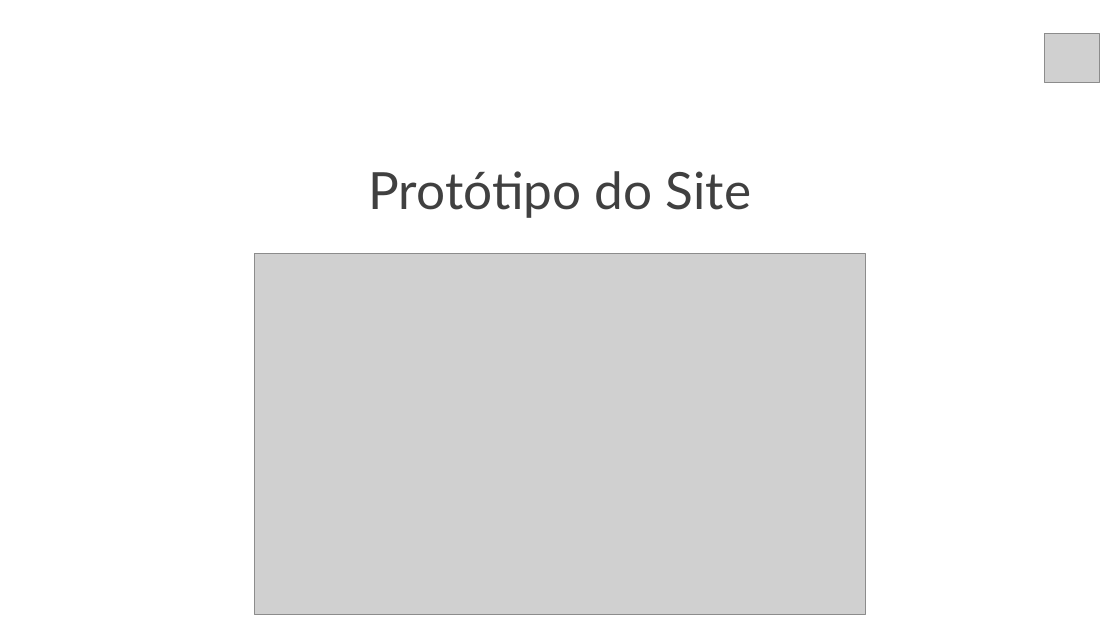
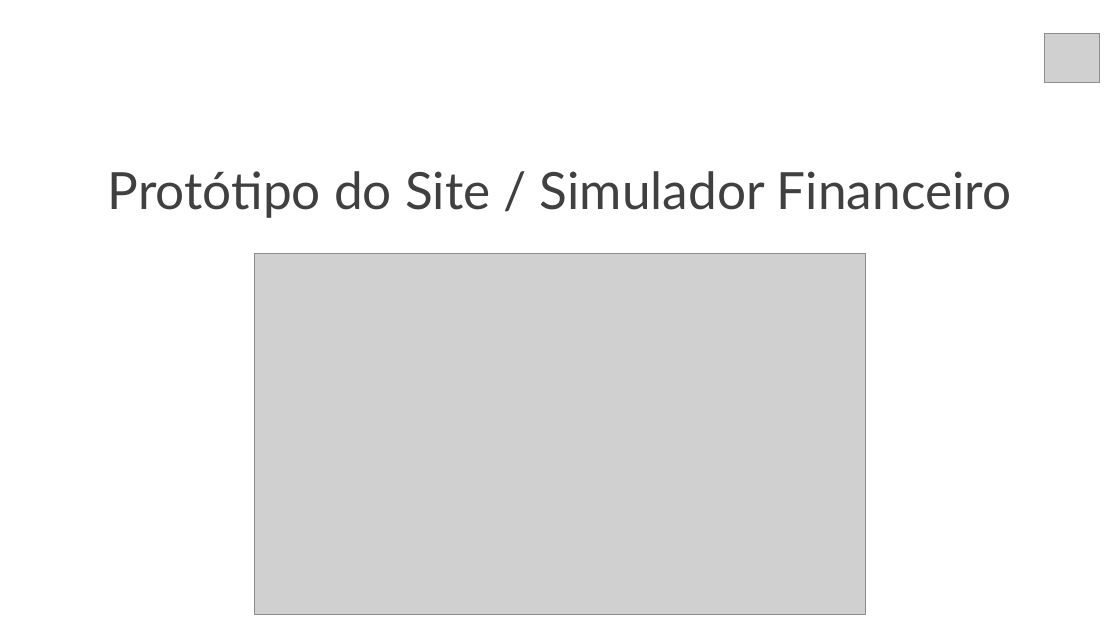
Before and after one commit to christian-raphael/projeto-bandtec, a slide deck: slide 9 of documentacao/slide-synergy.pptx (slide 7 before the commit). Drawn at 1120x630 pixels with LibreOffice and Linux fonts; fonts in the diff are those of the drawing; grey boxes stand for pictures. Boxes give left, top, right and bottom in pixels: in the first picture for what was removed or moved away, otherwise in the second. Text is boxed around its words. In the diff, an @@ line names an element or a change of style, - is before the commit and + after.

Commit message:
slides

```diff
--- a/documentacao/slide-synergy.pptx
+++ b/documentacao/slide-synergy.pptx
@@ title at box(108, 171, 1011, 218): text changed @@
-Protótipo do Site
+Protótipo do Site / Simulador Financeiro
```
Also in this commit, not shown: 3 slides added, 1 slide removed.
